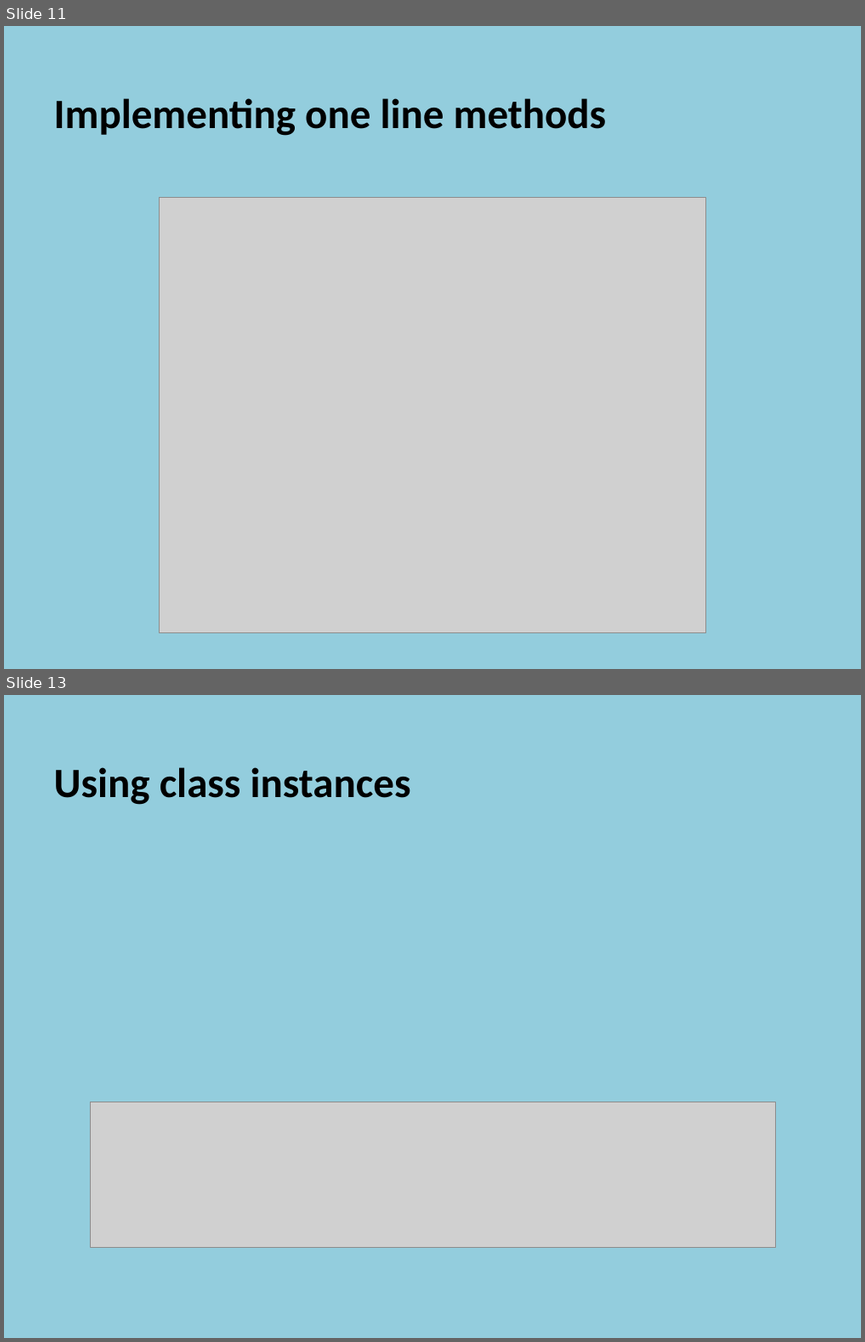
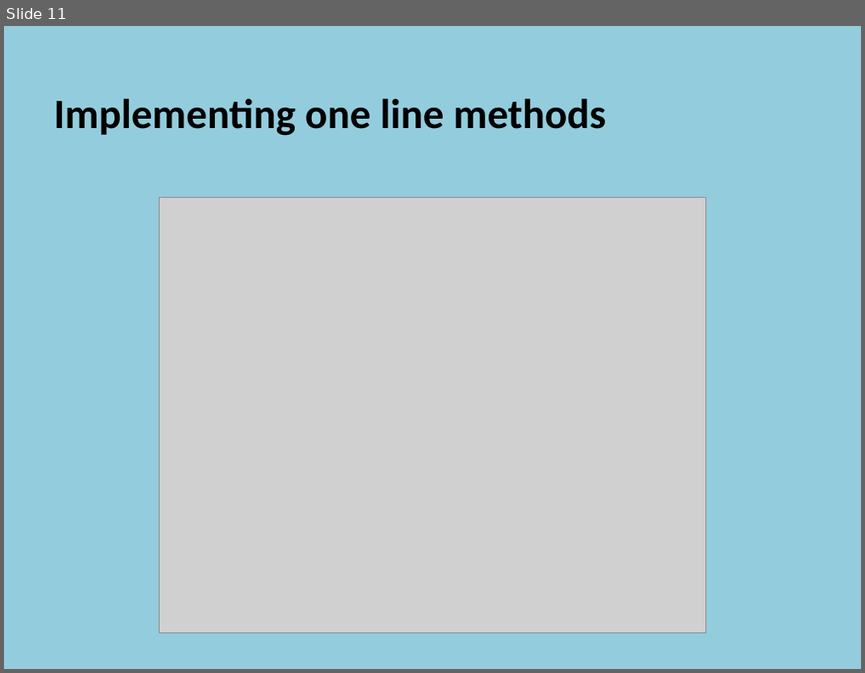
Before and after one commit to szetko/course-materials, a slide deck: Programming 4/02.1 File Structure/02.1 File Structure.pptx. Shown one above the other, each under a label of ours: slides 11 and 13 before the commit, slide 11 after it; the slides between them are not shown. The pictures are 865x1342 and 865x673 pixels, drawn with LibreOffice and Linux fonts; fonts in the diff are those of the drawing; grey boxes stand for pictures. Boxes give left, top, right and bottom in pixels: in the first picture for what was removed or moved away, otherwise in the second. Text is boxed around its words. In the diff, an @@ line names an element or a change of style, - is before the commit and + after.

```diff
--- a/Programming 4/02.1 File Structure/02.1 File Structure.pptx
+++ b/Programming 4/02.1 File Structure/02.1 File Structure.pptx
@@ slide 13 removed at box(4, 695, 861, 1338), background #93CDDD @@
@@ text removed at box(54, 767, 411, 805) @@
-  Using class instances
@@ picture removed at box(91, 1102, 776, 1247) @@
```
Also in this commit, not shown: 8 slides changed, 1 slide added, 6 other files.
